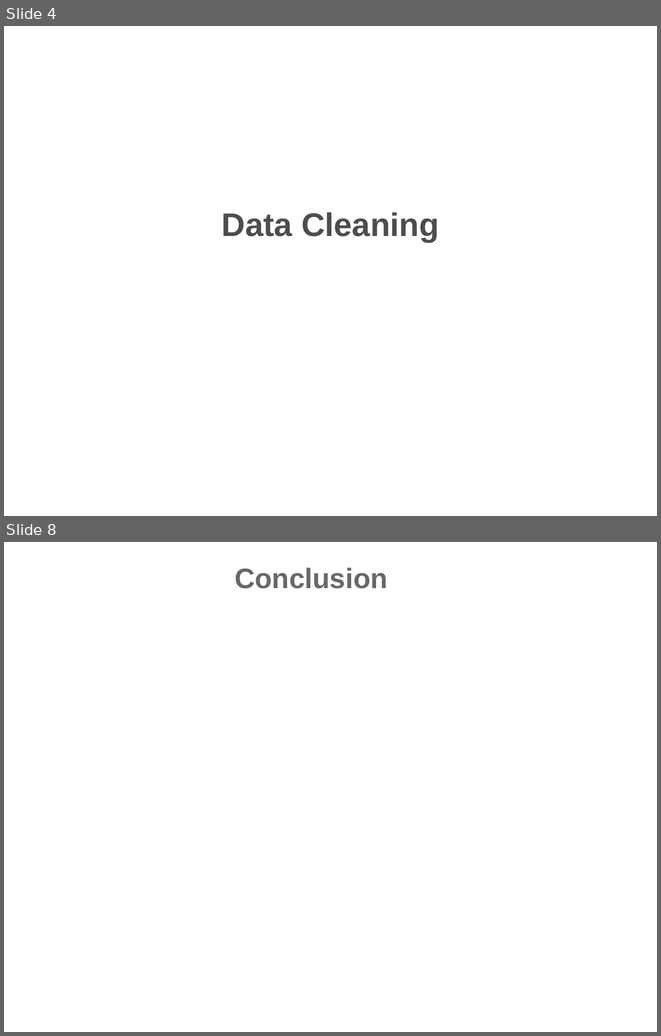
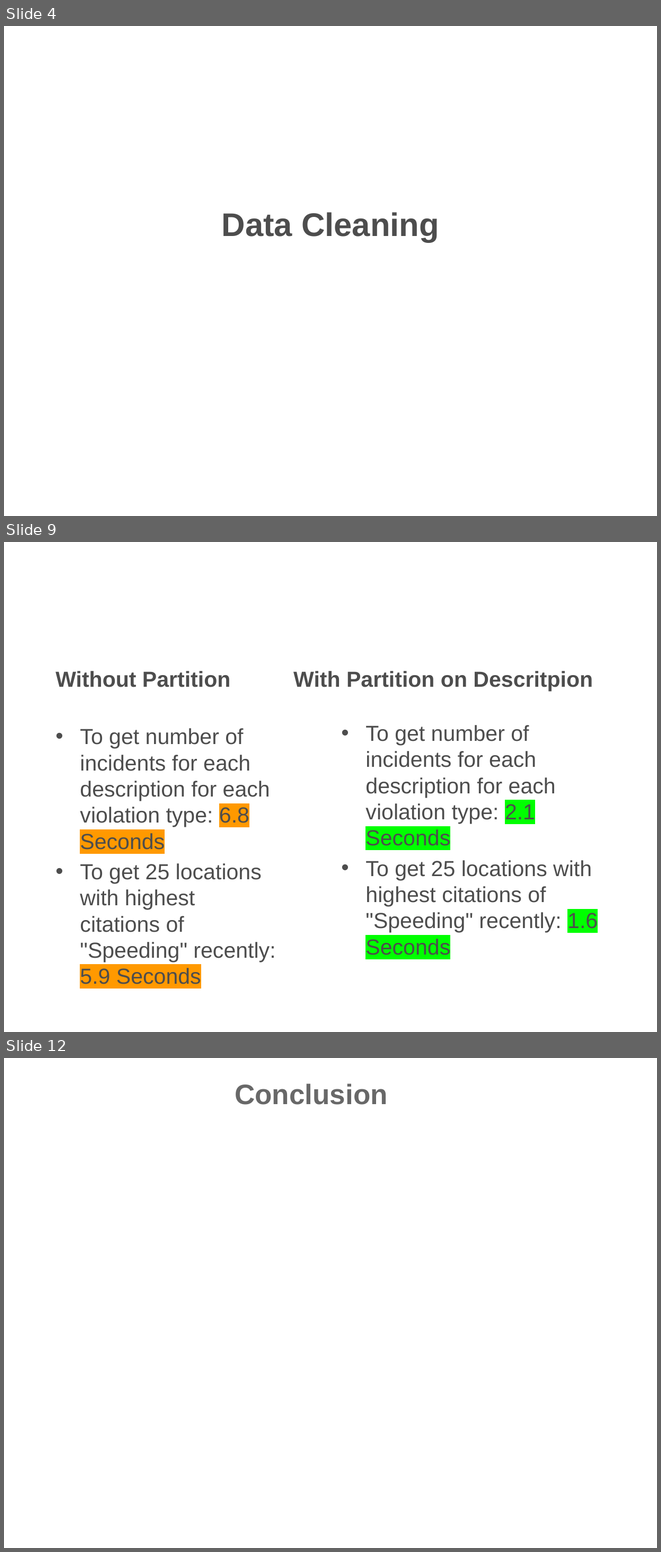
Before and after one commit to hrollin5/Project_4, a slide deck: traffic_violation.pptx. Shown one above the other, each under a label of ours: slides 4 and 8 before the commit, slides 4, 9 and 12 after it; the slides between them are not shown. The pictures are 661x1036 and 661x1552 pixels, drawn with LibreOffice and Linux fonts; fonts in the diff are those of the drawing; background and template pictures are left out. Boxes give left, top, right and bottom in pixels: in the first picture for what was removed or moved away, otherwise in the second. Text is boxed around its words. In the diff, an @@ line names an element or a change of style, - is before the commit and + after.

Commit message:
Added slides for ML models and Pyspark

```diff
--- a/traffic_violation.pptx
+++ b/traffic_violation.pptx
@@ slide 9 added at box(4, 542, 657, 1032), background picture (left out) @@
@@ title added at box(49, 568, 612, 663), 36 pt, text #FFFFFF, bold @@
+Pyspark
@@ text added at box(55, 671, 230, 687), 24 pt, text #4D4D4D, bold @@
+Without Partition
@@ text added at box(293, 671, 593, 691), 24 pt, text #4D4D4D, bold @@
+With Partition on Descritpion
@@ text added at box(80, 728, 275, 984), 24 pt, text #4D4D4D @@
+• To get number of incidents for each description for each violation type: 6.8 Seconds
+• To get 25 locations with highest citations of "Speeding" recently: 5.9 Seconds
@@ text added at box(365, 725, 598, 955), 24 pt, text #4D4D4D @@
+• To get number of incidents for each description for each violation type: 2.1 Seconds
+• To get 25 locations with highest citations of "Speeding" recently: 1.6 Seconds
@@ what was slide 8 is now slide 12 @@
```
Also in this commit, not shown: 1 slide changed, 3 other slides added.
